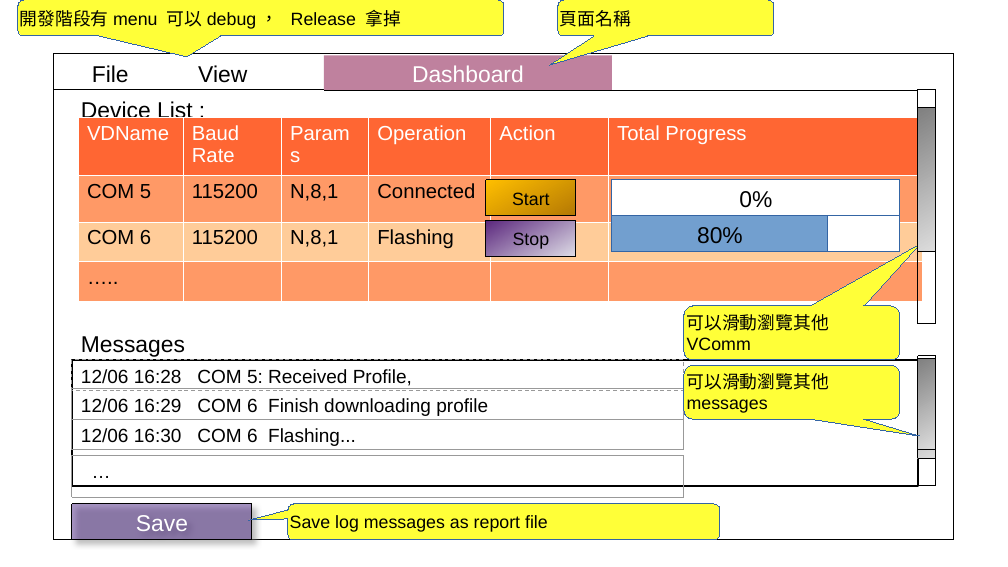
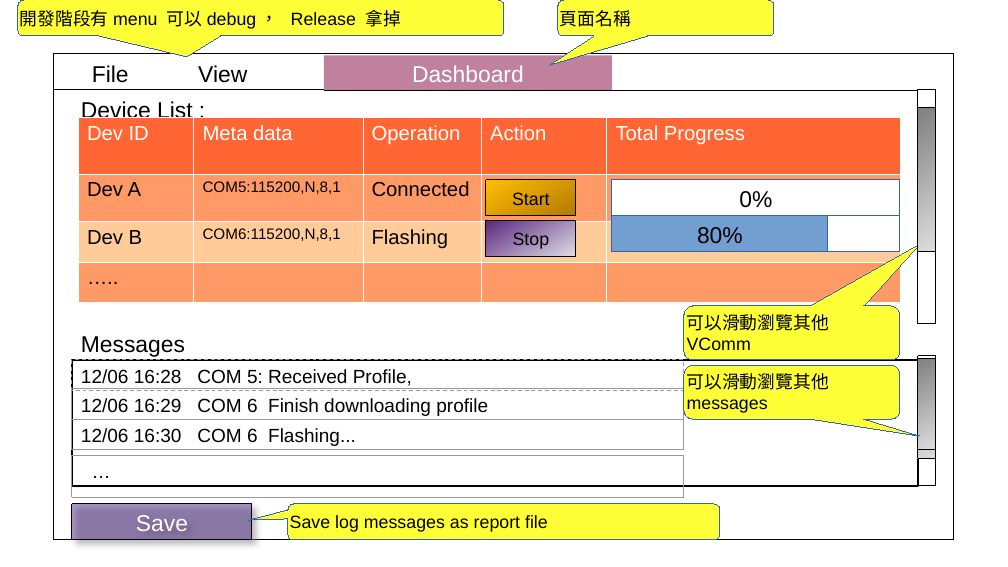
Before and after one commit to tomjpsun/obsidianVaults, a slide deck: slide 2 of DM9051A OTP 燒錄專案/Sketch.odp. Drawn at 1008x567 pixels with LibreOffice and Linux fonts; fonts in the diff are those of the drawing. Boxes give left, top, right and bottom in pixels: in the first picture for what was removed or moved away, otherwise in the second. Text is boxed around its words. In the diff, an @@ line names an element or a change of style, - is before the commit and + after.

```diff
--- a/DM9051A OTP 燒錄專案/Sketch.odp
+++ b/DM9051A OTP 燒錄專案/Sketch.odp
@@ table at [78, 117, 900, 302] @@
-column 1: VDName | COM 5 | COM 6 | …..
-column 2: Baud Rate | 115200 | 115200 | 
-column 3: Params | N,8,1 | N,8,1 | 
+column 1: Dev ID | Dev A | Dev B | …..
+column 2: Meta data | COM5:115200,N,8,1 | COM6:115200,N,8,1 | 
@@ table: place and size @@
-table at [78, 117, 923, 299]
+table at [78, 117, 900, 302]
```
Also in this commit, not shown: 1 other file.
